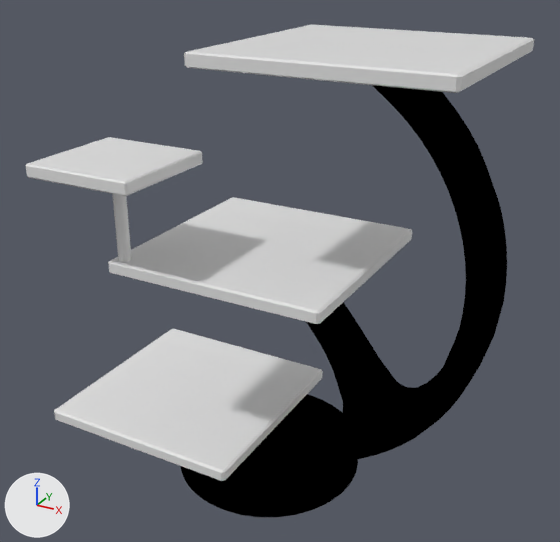
A saved change to the Blender file assets/board/board.blend.
Both versions are drawn from a 50 mm camera at (7.2, -12.58, 5.76) aimed at (0.4, -0.23, -0.42). Lighting does not change. The marker at lower left points along +X, +Y and +Z.

Names of what the first picture shows: 'Boards', 'Stand', 'Tower'.
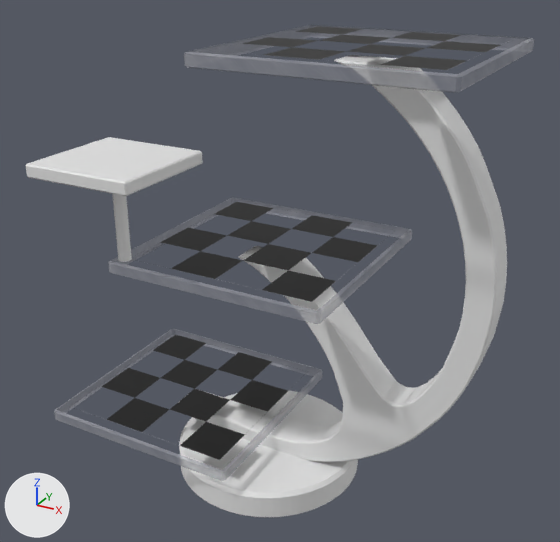
Commit message: Make main boards transparent.

Where the newer file only moved an object's origin or applied its transform, the numbers keep the older frame.

Changed parts and their boxes (x1, y1, x2, y2) in the pictures (560 x 542 px):
'Boards', deleted
    before: (54, 25, 534, 481)
'MiddleBoard', added
    after: (108, 197, 412, 324)
'LowBoard', added
    after: (54, 329, 323, 481)
'TopBoard', added
    after: (184, 25, 534, 93)

What changed in the scene script:
```text
Add img_board_texture:
    img_board_texture = load_image('board_texture', 'board_texture.png', 1024, 1024, 'sRGB')
Change mat_material:
    add n2 = _N.new('ShaderNodeTexImage'); n2.name = 'Image Texture'
    add n2.image = img_board_texture
    where n1 = _N.new('ShaderNodeBsdfPrincipled'); n1.name = 'Principled BSDF'
    where n0 = _N.new('ShaderNodeOutputMaterial'); n0.name = 'Material Output'
    remove n1.inputs[2].default_value = 0.4  # 'Roughness'
    remove _L.new(n1.outputs[0], n0.inputs[0])  # 'BSDF' to 'Surface'
    add n3 = _N.new('ShaderNodeBsdfTransparent'); n3.name = 'Transparent BSDF'
    add n4 = _N.new('ShaderNodeMixShader'); n4.name = 'Mix Shader'
    add _L.new(n2.outputs[0], n1.inputs[0])  # 'Color' to 'Base Color'
    add _L.new(n2.outputs[1], n4.inputs[0])  # 'Alpha' to 'Factor'
    add _L.new(n4.outputs[0], n0.inputs[0])  # 'Shader' to 'Surface'
    add _L.new(n3.outputs[0], n4.inputs[1])  # 'BSDF' to 'Shader'
    add _L.new(n1.outputs[0], n4.inputs[2])  # 'BSDF' to 'Shader'
Change me_cylinder_001:
    where me_cylinder_001.from_pydata(...)  # 88 vertices, 61 faces; spans x -1.12..1.12, y -1.12..1.12, z 0.0..0.53
    remove me_cylinder_001.materials.append(mat_material)  # white #e7e7e7
Add me_cube_005:
    me_cube_005.from_pydata(...)  # 24 vertices, 26 faces; spans x -4.25..0.25, y -2.25..2.25, z -4.25..-4.0
    me_cube_005.materials.append(mat_material)
Add me_cube_004:
    me_cube_004.from_pydata(...)  # 24 vertices, 26 faces; spans x -0.25..4.25, y -2.25..2.25, z 3.75..4.0
    me_cube_004.materials.append(mat_material)
Add me_cube_002:
    me_cube_002.from_pydata(...)  # 24 vertices, 26 faces; spans x -2.25..2.25, y -2.25..2.25, z -0.25..0.0
    me_cube_002.materials.append(mat_material)
Remove ob_boards:
    ob_boards = bpy.data.objects.new('Boards', me_cube_001)
    ob_boards.location = (0.0, 0.0, 0.0)
    ob_boards.rotation_euler = (0.0, 0.0, -1.571)  # degrees (0, 0, -90)
    ob_boards.scale = (2.25, 2.25, 0.125)
Add ob_lowboard:
    ob_lowboard = bpy.data.objects.new('LowBoard', me_cube_005)
    ob_lowboard.location = (0.0, 0.0, 0.0)
Add ob_topboard:
    ob_topboard = bpy.data.objects.new('TopBoard', me_cube_004)
    ob_topboard.location = (0.0, 0.0, 0.0)
Add ob_middleboard:
    ob_middleboard = bpy.data.objects.new('MiddleBoard', me_cube_002)
    ob_middleboard.location = (0.0, 0.0, 0.0)
```
